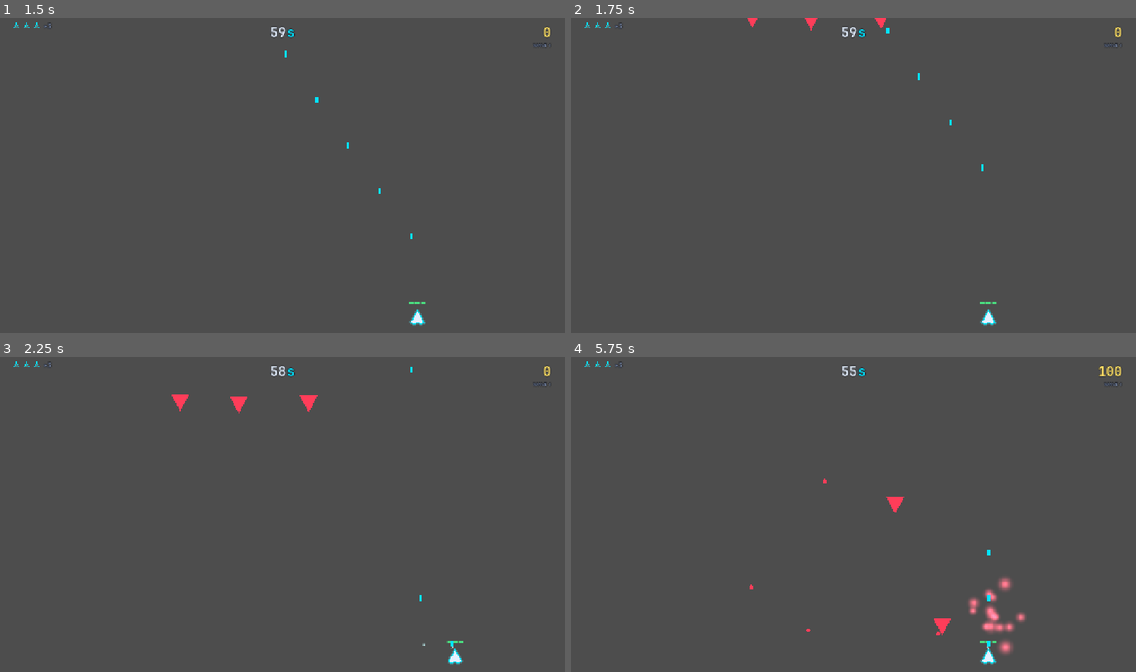
Above: before the commit, frames 1-4 (two rows, left to right).
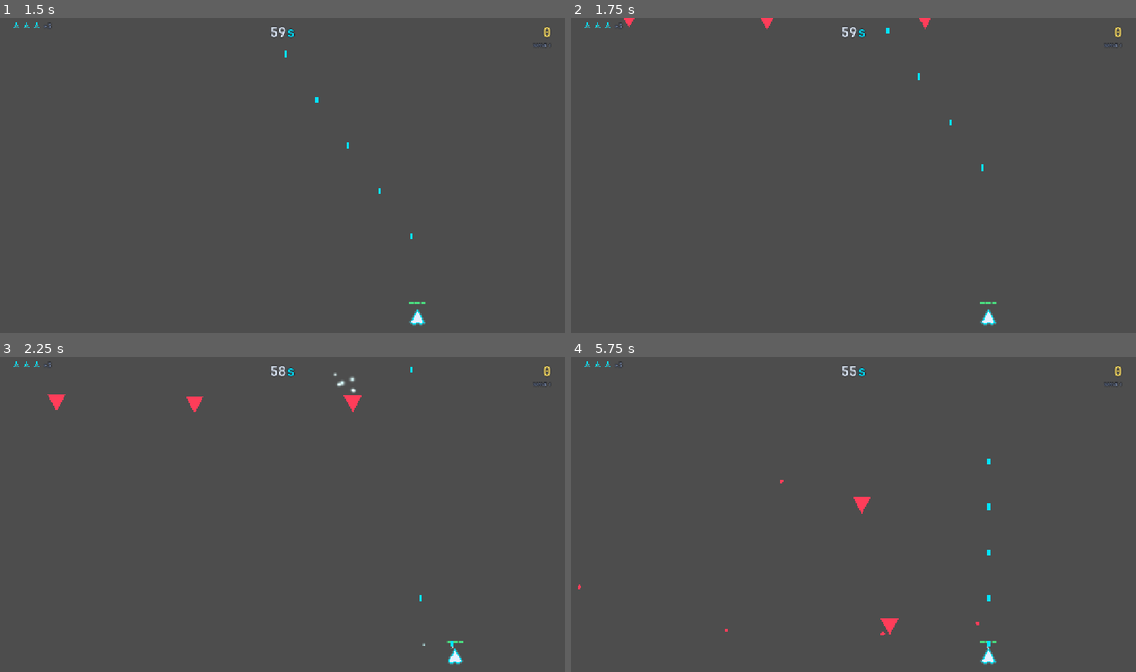
Above: after the commit, the same moments.

Repository: mrdth/meridian-run
Game: Godot game, scene res://world/arena.tscn
Same seed, same stepped clock (60 frames per second), same inputs: the game is played once before the commit and once after it.
Inputs (mouse positions are in pixels of both pictures, inside the frame that each line leads up to):
- Up to frame 1 (1.5 s): tap Enter (confirm) at 0.5 s; move the mouse to (406, 159) at 0.52 s; hold D (move_right) 0.53-1.25 s; hold Space (fire) 0.53-1.25 s; click (406, 159) at 0.67 s; drag from (169, 191) to (288, 118) at 1.27 s
- Up to frame 2 (1.75 s): no input
- Up to frame 3 (2.25 s): move the mouse to (339, 445) at 2.02 s; hold D (move_right) from 2.03 s (still down); hold Space (fire) from 2.03 s (still down)
- Up to frame 4 (5.75 s): release D (move_right) at 2.75 s; release Space (fire) at 2.75 s; drag from (825, 580) to (1023, 501) at 2.77 s; move the mouse to (1023, 564) at 3.52 s; hold A (move_left) 3.53-4.25 s; hold Space (fire) 3.53-4.25 s; tap Alt at 3.6 s; drag from (684, 467) to (1090, 501) at 4.27 s; move the mouse to (881, 514) at 5.02 s; hold Escape (back) from 5.03 s (still down); hold Space (fire) from 5.03 s (still down); click (881, 514) at 5.17 s

Frame 1 is identical in both runs. In frame 2, 0.2% of the frame differs, in the area x 9-64%, y 0-5%; in frame 3, 0.6%; in frame 4, 1.1%, in the area x 1-96%, y 2-95%.

Commit message:
Add dive_aim_track_factor for live player-tracking during dives
Classic capture-once dive aim let a player relocate to a screen edge
mid-dive and dodge for free. dive_aim_track_factor blends the captured
aim toward the player's live x each frame (standard.tres opts in at
0.7); clamped to [0,1] since it's authored per-formation data.

Diff:
--- a/enemies/enemy.gd
+++ b/enemies/enemy.gd
@@ -36,7 +36,7 @@
 var slot_index: int = 0
 var rng: RandomNumberGenerator
 var slot_world_pos: Vector2
-var player_target: Node2D  # injected by the spawner; DiveState reads .global_position.x once.
+var player_target: Node2D  # injected by the spawner; DiveState reads .global_position.x on each physics frame.
 
 
 func _ready() -> void:
--- a/enemies/formation_definition.gd
+++ b/enemies/formation_definition.gd
@@ -16,6 +16,14 @@
 @export var entry_curve: Curve2D  # relative: off-screen-above the slot → slot origin (0,0).
 @export var dive_curve: Curve2D   # relative: slot origin (0,0) → off-screen-below (+y).
 
+@export_group("Dive")
+# 0 = classic Galaga: aim captured ONCE at dive-start (bends toward where the player was).
+# 1 = continuously re-aim at the player's LIVE x each frame (a diver follows a player who
+# relocates to / camps a screen edge after dive-start). Blended between the two per-frame.
+# Anti-camp lever: the core coverage fix is formation fire (slots + drift); this makes dives
+# feel responsive rather than dumb against a moving target.
+@export var dive_aim_track_factor: float = 0.0
+
 @export_group("Timing")
 @export var entry_duration_s: float = 1.5  # fly-in duration (curve traversal budget).
 @export var dive_duration_s: float = 2.0   # dive duration.
--- a/enemies/states/dive_state.gd
+++ b/enemies/states/dive_state.gd
@@ -1,9 +1,11 @@
 class_name DiveState
 extends State
 # Dives from the slot toward the bottom of the screen along dive_curve (RELATIVE to the slot),
-# bending toward the player's x (captured ONCE at dive-start from the injected player_target —
-# no cross-domain node-path reach). Speed-based traversal at move_speed * dive_speed_multiplier
-# + exact tracking (fast swoop, no lag). Fires during the dive if definition.fires_during_dive.
+# bending toward the player's x. The aim is captured ONCE at dive-start (classic Galaga) and
+# then blended toward the player's LIVE x by FormationDefinition.dive_aim_track_factor (0 =
+# pure capture-once, 1 = continuous tracking) — read from the injected player_target, no
+# cross-domain node-path reach. Speed-based traversal at move_speed * dive_speed_multiplier +
+# exact tracking (fast swoop, no lag). Fires during the dive if definition.fires_during_dive.
 #
 # **Off-screen-bottom → re-enter from the top (EnterState), NOT a release** — the Galaga
 # dive-and-return loop. Enemies release to the Pool ONLY on death (HealthComponent.died). This
@@ -16,7 +18,7 @@
 var _enemy: Enemy
 var _t: float = 0.0
 var _baked_length: float = 0.0
-var _aim_offset: float = 0.0
+var _captured_aim: float = 0.0  # player.x - slot.x at dive-start (classic once-captured aim).
 var _logged_degenerate_curve: bool = false
 
 
@@ -28,10 +30,11 @@
 		return
 	assert(_enemy.collision_mask == 0, "DiveState: exact-tracking movement requires collision_mask == 0")
 	_baked_length = _enemy.formation_def.dive_curve.get_baked_length()
-	# Capture the player's x ONCE at dive-start (injected player_target ref). The dive bends
-	# toward where the player is now — classic Galaga dive aim.
+	# Capture the player's x ONCE at dive-start (injected player_target ref) — the classic
+	# Galaga dive aim. dive_aim_track_factor (physics_process) blends this toward the player's
+	# LIVE x so a player who relocates to / camps a screen edge after dive-start is still pursued.
 	if _enemy.player_target != null:
-		_aim_offset = _enemy.player_target.global_position.x - _enemy.slot_world_pos.x
+		_captured_aim = _enemy.player_target.global_position.x - _enemy.slot_world_pos.x
 	# Fire stays armed from FormationState unless this enemy doesn't fire during dives.
 	if _enemy.definition != null and not _enemy.definition.fires_during_dive:
 		_enemy.disarm_fire()
@@ -55,8 +58,14 @@
 	var u: float = minf(_t, 1.0)
 	var sampled: Vector2 = curve.sample_baked(u * _baked_length)
 	# Bend toward the player gradually (offset scales with u): leaves the slot cleanly and aims
-	# at the player by the bottom. Per-enemy offset — the shared curve is untouched.
-	var target: Vector2 = _enemy.slot_world_pos + sampled + Vector2(_aim_offset * u, 0.0)
+	# at the player by the bottom. dive_aim_track_factor blends the once-captured aim toward the
+	# player's LIVE x (0 = capture-once classic, 1 = continuous tracking). Per-enemy offset —
+	# the shared curve is untouched. Falls back to the captured aim with no injected player_target.
+	var live_aim: float = _captured_aim
+	if _enemy.player_target != null:
+		live_aim = _enemy.player_target.global_position.x - _enemy.slot_world_pos.x
+	var aim: float = lerp(_captured_aim, live_aim, clampf(form.dive_aim_track_factor, 0.0, 1.0))
+	var target: Vector2 = _enemy.slot_world_pos + sampled + Vector2(aim * u, 0.0)
 	_enemy.velocity = (target - _enemy.global_position) / delta
 	_enemy.move_and_slide()
 	# Off-screen bottom → re-enter from the top (Galaga loop). NOT a release. Death is the only
--- a/resources/formations/standard.tres
+++ b/resources/formations/standard.tres
@@ -16,9 +16,10 @@
 
 [resource]
 script = ExtResource("1_cekrc")
-slots = Array[Vector2]([Vector2(430, 130), Vector2(570, 130), Vector2(710, 130), Vector2(850, 130), Vector2(430, 210), Vector2(570, 210), Vector2(710, 210), Vector2(850, 210)])
+slots = Array[Vector2]([Vector2(150, 130), Vector2(470, 130), Vector2(810, 130), Vector2(1130, 130), Vector2(150, 210), Vector2(470, 210), Vector2(810, 210), Vector2(1130, 210)])
 entry_curve = SubResource("Curve2D_c7gog")
 dive_curve = SubResource("Curve2D_mlh2x")
 formation_hold_s = 2.5
-side_drift_amplitude_px = 22.0
-side_drift_period_s = 2.4
+dive_aim_track_factor = 0.7
+side_drift_amplitude_px = 130.0
+side_drift_period_s = 2.6
--- a/tests/enemies/test_enemy.gd
+++ b/tests/enemies/test_enemy.gd
@@ -182,6 +182,30 @@
 	assert_true(re_entered, "crossed the bottom but didn't re-enter from the top (released instead of looping?)")
 
 
+func test_dive_tracks_player_x_when_factor_set() -> void:
+	# dive_aim_track_factor (standard.tres = 0.7) blends the once-captured dive aim toward the
+	# player's LIVE x. Anti-camp: a player who relocates to / camps a screen edge AFTER dive-start
+	# is still pursued, instead of the diver sailing past on a stale capture-once aim.
+	var e: Enemy = _make(GruntScene)  # slot 0 → slot_world_pos.x ≈ 150
+	var sm: StateMachine = e.get_node("StateMachine")
+	var dive: State = e.get_node("StateMachine/DiveState")
+	# Fake player parked at the slot's x at dive-start → captured aim ≈ 0.
+	var player := Node2D.new()
+	add_child_autofree(player)
+	player.global_position = Vector2(150.0, 680.0)
+	e.player_target = player
+	# Jump straight into DiveState (skip entry/formation timing).
+	sm.transition_to(dive)
+	# NOW move the player far right. With capture-once (factor 0) the diver would stay on-curve
+	# (slot.x + curve_x ≤ ~265); only live tracking bends it rightward toward the moved player.
+	player.global_position.x = 1250.0
+	for _i in 40:
+		sm._physics_process(1.0 / 60.0)
+	assert_gt(e.global_position.x, 400.0, "dive did not track the relocated player")
+	# Sanity: the diver hasn't crossed the bottom (no re-entry) within this short window.
+	assert_lt(e.global_position.y, Constants.BASE_RESOLUTION.y)
+
+
 func _step(sm: StateMachine, frames: int) -> void:
 	for _i in frames:
 		sm._physics_process(1.0 / 60.0)
--- a/tests/enemies/test_formation_definition.gd
+++ b/tests/enemies/test_formation_definition.gd
@@ -46,6 +46,19 @@
 	assert_gt(end.y, 720.0)  # exits below the 720-tall field
 
 
+func test_dive_aim_track_factor_default_is_capture_once() -> void:
+	# Schema default 0.0 = classic aim captured once at dive-start (preserves prior behavior
+	# for any formation that doesn't opt into live tracking).
+	var f := FormationDefinition.new()
+	assert_eq(f.dive_aim_track_factor, 0.0)
+
+
+func test_dive_aim_track_factor_authored() -> void:
+	# standard.tres opts into continuous dive aim tracking (anti-camp: divers follow a player
+	# who relocates to a screen edge after dive-start, instead of missing on a stale aim).
+	assert_almost_eq(_FORM.dive_aim_track_factor, 0.7, 0.001)
+
+
 func test_registry_returns_standard_formation() -> void:
 	# AR8 — the spawner fetches formations through ContentRegistry, not load().
 	var f: FormationDefinition = ContentRegistry.get_formation_def(&"standard")
